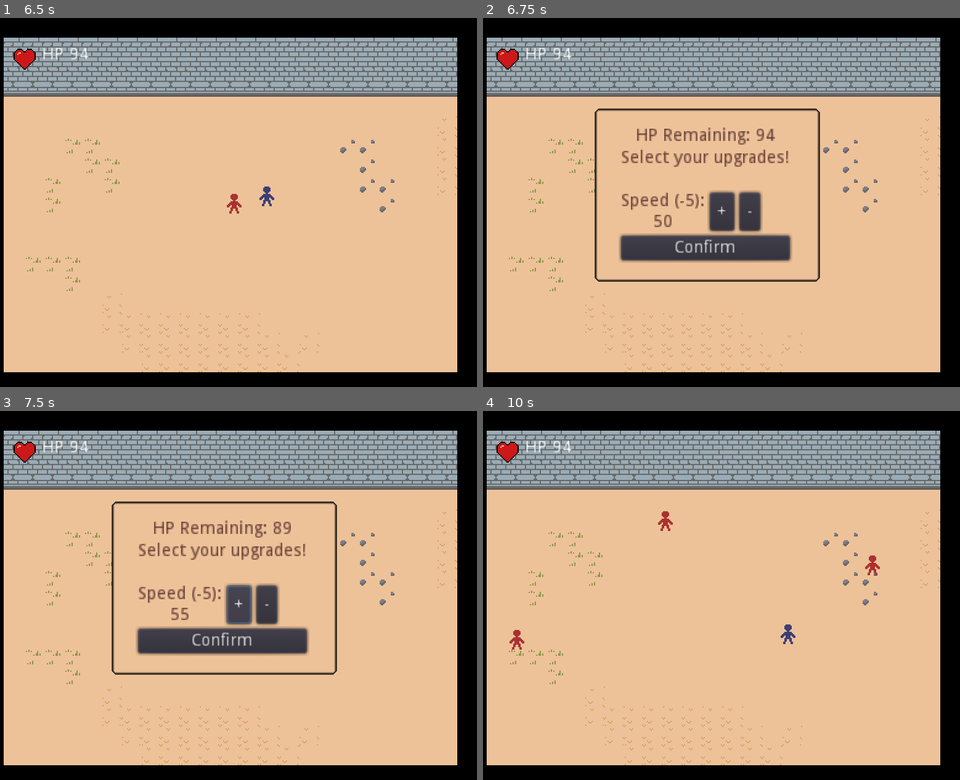
Above: before the commit, frames 1-4 (two rows, left to right).
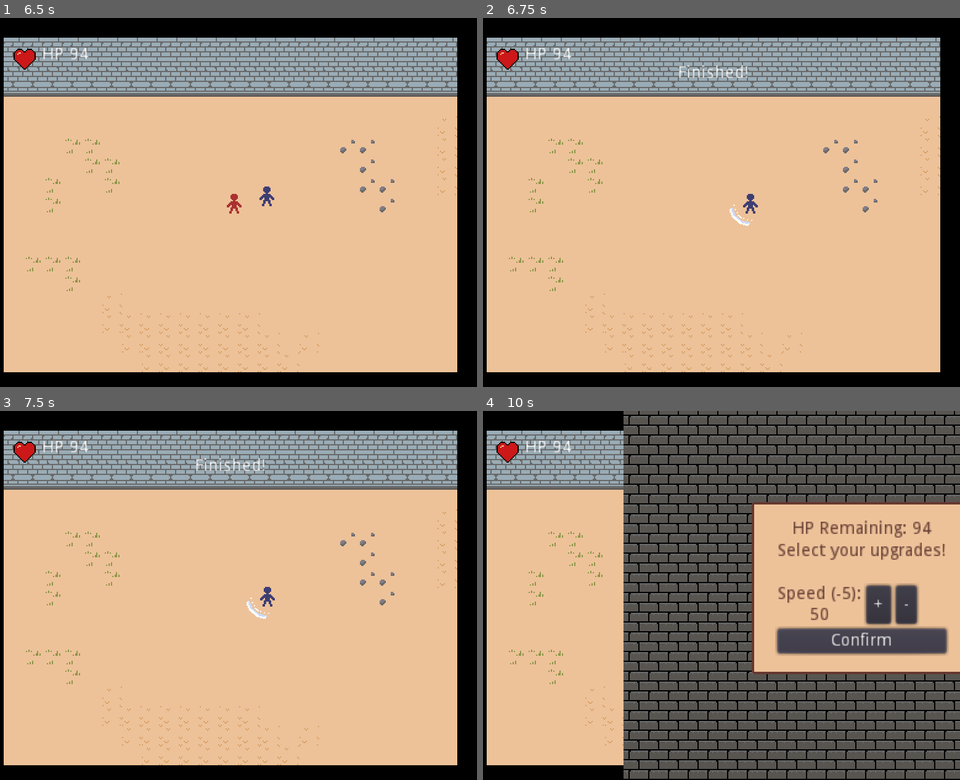
Above: after the commit, the same moments.

Repository: svntax/LD44-YLIC
Game: Godot game, scene res://Scenes/gameplay.tscn
Same seed, same stepped clock (60 frames per second), same inputs: the game is played once before the commit and once after it.
Inputs (mouse positions are in pixels of both pictures, inside the frame that each line leads up to):
- Up to frame 1 (6.5 s): move the mouse to (205, 276) at 0.52 s; hold W (MOVE_UP) 0.53-2.03 s; click (205, 276) at 0.6 s; move the mouse to (376, 257) at 1.27 s; click (376, 257) at 1.35 s; move the mouse to (81, 147) at 2.02 s; hold A (MOVE_LEFT) 2.03-3.53 s; click (81, 147) at 2.1 s; move the mouse to (252, 202) at 2.77 s; click (252, 202) at 2.85 s; move the mouse to (157, 110) at 3.52 s; hold S (MOVE_DOWN) 3.53-4.28 s; click (157, 110) at 3.6 s; move the mouse to (338, 184) at 4.27 s; hold D (MOVE_RIGHT) 4.28-5.03 s; click (338, 184) at 4.35 s; move the mouse to (133, 220) at 5.02 s; hold W (MOVE_UP) 5.03-5.78 s; click (133, 220) at 5.1 s; move the mouse to (281, 121) at 5.77 s; hold D (MOVE_RIGHT) from 5.78 s (still down); click (281, 121) at 5.85 s
- Up to frame 2 (6.75 s): keep holding D (MOVE_RIGHT); move the mouse to (688, 276) at 6.52 s; click (688, 276) at 6.6 s
- Up to frame 3 (7.5 s): release D (MOVE_RIGHT) at 7.25 s; click (238, 606) at 7.25 s, where only the run before the commit has a clickable "+"
- Up to frame 4 (10 s): click (750, 606) at 8 s, where only the run before the commit has a clickable "-"; click (707, 639) at 8.75 s, where only the run before the commit has a clickable "Confirm"; move the mouse to (859, 650) at 9.52 s; hold D (MOVE_RIGHT) from 9.53 s (still down); click (859, 650) at 9.6 s

Frame 1 is identical in both runs. In frame 2, 7.1% of the frame differs, in the area x 23-71%, y 12-72%; in frame 3, 7.2%; in frame 4, 55%, in the area x 5-100%, y 0-100%.

Commit message:
WIP transition between gameplay state and upgrades state

Diff:
--- a/Scenes/gameplay.tscn
+++ b/Scenes/gameplay.tscn
@@ -1,11 +1,80 @@
-[gd_scene load_steps=7 format=2]
+[gd_scene load_steps=12 format=2]
 
 [ext_resource path="res://Scripts/arena_controls.gd" type="Script" id=1]
 [ext_resource path="res://arena_tileset.tres" type="TileSet" id=2]
 [ext_resource path="res://Scenes/layout_basic.tscn" type="PackedScene" id=3]
 [ext_resource path="res://Scenes/player.tscn" type="PackedScene" id=4]
 [ext_resource path="res://Scenes/game_ui.tscn" type="PackedScene" id=5]
-[ext_resource path="res://Scenes/upgrades_ui.tscn" type="PackedScene" id=6]
+[ext_resource path="res://Sprites/dark_stone_wall_tile.png" type="Texture" id=6]
+[ext_resource path="res://Scenes/upgrades_ui.tscn" type="PackedScene" id=7]
+
+[sub_resource type="StyleBoxFlat" id=3]
+bg_color = Color( 0.85098, 0.627451, 0.4, 1 )
+border_width_left = 4
+border_width_top = 4
+border_width_right = 4
+border_width_bottom = 4
+border_color = Color( 0, 0, 0, 1 )
+anti_aliasing = false
+
+[sub_resource type="Animation" id=4]
+resource_name = "player_death_transition"
+tracks/0/type = "value"
+tracks/0/path = NodePath("UILayer/HeadersContainer/DeathLabel:visible")
+tracks/0/interp = 1
+tracks/0/loop_wrap = true
+tracks/0/imported = false
+tracks/0/enabled = true
+tracks/0/keys = {
+"times": PoolRealArray( 0 ),
+"transitions": PoolRealArray( 1 ),
+"update": 1,
+"values": [ true ]
+}
+
+[sub_resource type="Animation" id=2]
+resource_name = "upgrades_menu_confirmed_transition"
+length = 3.0
+tracks/0/type = "value"
+tracks/0/path = NodePath("UILayer/UpgradesRoot:rect_position")
+tracks/0/interp = 1
+tracks/0/loop_wrap = true
+tracks/0/imported = false
+tracks/0/enabled = true
+tracks/0/keys = {
+"times": PoolRealArray( 0, 0.2, 3 ),
+"transitions": PoolRealArray( 1, 1, 1 ),
+"update": 0,
+"values": [ Vector2( 0, 0 ), Vector2( 0, 0 ), Vector2( 400, 0 ) ]
+}
+
+[sub_resource type="Animation" id=1]
+resource_name = "upgrades_menu_transition"
+length = 4.0
+tracks/0/type = "value"
+tracks/0/path = NodePath("UILayer/UpgradesRoot:rect_position")
+tracks/0/interp = 1
+tracks/0/loop_wrap = true
+tracks/0/imported = false
+tracks/0/enabled = true
+tracks/0/keys = {
+"times": PoolRealArray( 0, 2, 4 ),
+"transitions": PoolRealArray( 1, 1, 1 ),
+"update": 0,
+"values": [ Vector2( 400, 0 ), Vector2( 400, 0 ), Vector2( 0, 0 ) ]
+}
+tracks/1/type = "value"
+tracks/1/path = NodePath("UILayer/HeadersContainer/FinishedLabel:visible")
+tracks/1/interp = 1
+tracks/1/loop_wrap = true
+tracks/1/imported = false
+tracks/1/enabled = true
+tracks/1/keys = {
+"times": PoolRealArray( 0.000955936, 4 ),
+"transitions": PoolRealArray( 1, 1 ),
+"update": 1,
+"values": [ true, false ]
+}
 
 [node name="Arena" type="Node2D"]
 script = ExtResource( 1 )
@@ -16,7 +85,9 @@
 format = 1
 tile_data = PoolIntArray( 0, 7, 0, 1, 7, 0, 2, 7, 0, 3, 7, 0, 4, 7, 0, 5, 7, 0, 6, 7, 0, 7, 7, 0, 8, 7, 0, 9, 7, 0, 10, …(6497 unchanged characters)…
 
-[node name="LayoutBasic" parent="." instance=ExtResource( 3 )]
+[node name="LayoutRoot" type="Node2D" parent="."]
+
+[node name="LayoutBasic" parent="LayoutRoot" instance=ExtResource( 3 )]
 
 [node name="Player" parent="." instance=ExtResource( 4 )]
 position = Vector2( 231.913, 185.245 )
@@ -36,12 +107,58 @@
 margin_right = -688.666
 margin_bottom = -576.667
 
-[node name="UpgradesMenu" parent="UILayer" instance=ExtResource( 6 )]
+[node name="HeadersContainer" type="CenterContainer" parent="UILayer"]
+margin_top = 25.0
+margin_right = 400.0
+margin_bottom = 65.0
+
+[node name="FinishedLabel" type="Label" parent="UILayer/HeadersContainer"]
 visible = false
+margin_left = 171.0
+margin_top = 13.0
+margin_right = 229.0
+margin_bottom = 27.0
+text = "Finished!"
+align = 1
+
+[node name="DeathLabel" type="Label" parent="UILayer/HeadersContainer"]
+visible = false
+margin_left = 170.0
+margin_top = 13.0
+margin_right = 229.0
+margin_bottom = 27.0
+text = "You died!"
+align = 1
+
+[node name="UpgradesRoot" type="Control" parent="UILayer"]
+margin_left = 400.0
+margin_right = 800.0
+margin_bottom = 300.0
+
+[node name="TextureRect" type="TextureRect" parent="UILayer/UpgradesRoot"]
+margin_right = 400.0
+margin_bottom = 300.0
+texture = ExtResource( 6 )
+stretch_mode = 2
+
+[node name="Panel" type="Panel" parent="UILayer/UpgradesRoot"]
+visible = false
+margin_right = 400.0
+margin_bottom = 300.0
+custom_styles/panel = SubResource( 3 )
+
+[node name="UpgradesMenu" parent="UILayer/UpgradesRoot" instance=ExtResource( 7 )]
 margin_left = 103.635
 margin_top = 74.0249
-margin_right = -675.365
-margin_bottom = -507.975
+margin_right = 63.635
+margin_bottom = 34.0249
+
+[node name="TransitionAnimationPlayer" type="AnimationPlayer" parent="."]
+pause_mode = 2
+anims/player_death_transition = SubResource( 4 )
+anims/upgrades_menu_confirmed_transition = SubResource( 2 )
+anims/upgrades_menu_transition = SubResource( 1 )
 
 [connection signal="healthChanged" from="Player" to="UILayer/GameUI" method="_on_Player_healthChanged"]
-[connection signal="confirmedUpgrades" from="UILayer/UpgradesMenu" to="." method="_on_UpgradesMenu_confirmedUpgrades"]
+[connection signal="confirmedUpgrades" from="UILayer/UpgradesRoot/UpgradesMenu" to="." method="_on_UpgradesMenu_confirmedUpgrades"]
+[connection signal="animation_finished" from="TransitionAnimationPlayer" to="." method="_on_TransitionAnimationPlayer_animation_finished"]
--- a/Scenes/upgrades_ui.tscn
+++ b/Scenes/upgrades_ui.tscn
@@ -8,13 +8,13 @@
 border_width_top = 2
 border_width_right = 2
 border_width_bottom = 2
-border_color = Color( 0, 0, 0, 1 )
-border_blend = true
+border_color = Color( 0.4, 0.223529, 0.192157, 1 )
 corner_radius_top_left = 2
 corner_radius_top_right = 2
 corner_radius_bottom_right = 2
 corner_radius_bottom_left = 2
 corner_detail = 1
+anti_aliasing = false
 
 [node name="UpgradesMenu" type="Control"]
 pause_mode = 2
--- a/Scripts/arena_controls.gd
+++ b/Scripts/arena_controls.gd
@@ -1,14 +1,22 @@
 extends Node2D
 
 onready var player = get_tree().get_nodes_in_group("Players")[0]
-onready var upgradesMenu = get_node("UILayer").get_node("UpgradesMenu")
+onready var upgradesMenu = get_node("UILayer/UpgradesRoot/UpgradesMenu")
 
-onready var enemyCount = get_tree().get_nodes_in_group("Enemies").size()
+onready var transitions : AnimationPlayer = get_node("TransitionAnimationPlayer")
+
+onready var enemyCount : int = get_tree().get_nodes_in_group("Enemies").size()
 
 var basicEnemy = load("res://Scenes/enemy_basic.tscn")
 var bullEnemy = load("res://Scenes/bull.tscn")
 var archerEnemy = load("res://Scenes/archer.tscn")
 var casterEnemy = load("res://Scenes/caster.tscn");
+
+onready var layoutRoot = get_node("LayoutRoot")
+
+var arenaLayouts = {
+layoutBasic = load("res://Scenes/LayoutBasic")
+}
 
 # Called when the node enters the scene tree for the first time.
 func _ready():
@@ -16,6 +24,7 @@
 
 #TODO spawn new layout and wave of enemies
 func spawnNewLayout():
+    #TODO delete and spawn new layout
     for i in range(3):
         enemyCount += 1
         var enemy
@@ -33,9 +42,15 @@
     if enemyCount <= 0: #End of wave
         Globals.CURRENT_HEALTH = player.health
         upgradesMenu.syncValues()
-        upgradesMenu.show()
+        upgradesMenu.isActive = true
+        transitions.play("upgrades_menu_transition")
         get_tree().paused = true
 
 func _on_UpgradesMenu_confirmedUpgrades():
     player.updateStats()
     spawnNewLayout()
+    transitions.play("upgrades_menu_confirmed_transition")
+
+func _on_TransitionAnimationPlayer_animation_finished(anim_name):
+    if anim_name == "upgrades_menu_confirmed_transition":
+        get_tree().paused = false
--- a/Scripts/game_ui.gd
+++ b/Scripts/game_ui.gd
@@ -1,6 +1,7 @@
 extends Control
 
 onready var healthLabel = get_node("HBoxContainer").get_node("HealthLabel")
+onready var transitions = get_parent().get_parent().get_node("TransitionAnimationPlayer")
 
 func _ready():
     healthLabel.set_text("HP " + str(Globals.CURRENT_HEALTH))
@@ -10,3 +11,5 @@
     #TODO player death
     if newHealth <= 0:
         print("Player death")
+        transitions.play("player_death_transition")
+        #get_tree().paused = true
--- a/Scripts/upgrades_controls.gd
+++ b/Scripts/upgrades_controls.gd
@@ -6,6 +6,8 @@
 
 onready var speed = Globals.CURRENT_SPEED
 onready var health = Globals.CURRENT_HEALTH
+
+onready var isActive = false
 
 signal confirmedUpgrades()
 
@@ -25,22 +27,24 @@
     updateLabels()
 
 func _on_SpeedIncrease_pressed():
-    if health > SPEED_COST:
-        health -= SPEED_COST
-        speed += 5 #TODO make this a variable scale
+    if isActive:
+        if health > SPEED_COST:
+            health -= SPEED_COST
+            speed += 5 #TODO make this a variable scale
 
-    updateLabels()
+        updateLabels()
 
 func _on_SpeedDecrease_pressed():
-    if speed > Globals.MIN_SPEED: #TODO make htis a variable scale
-        speed -= 5
-        health += SPEED_COST
+    if isActive:
+        if speed > Globals.MIN_SPEED: #TODO make htis a variable scale
+            speed -= 5
+            health += SPEED_COST
 
-    updateLabels()
+        updateLabels()
 
 func _on_ConfirmButton_pressed():
-    Globals.CURRENT_SPEED = speed
-    Globals.CURRENT_HEALTH = health
-    get_tree().paused = false
-    emit_signal("confirmedUpgrades")
-    self.hide()
+    if isActive:
+        isActive = false
+        Globals.CURRENT_SPEED = speed
+        Globals.CURRENT_HEALTH = health
+        emit_signal("confirmedUpgrades")
Binary file added: Sprites/dark_stone_wall_tile.png
Not shown, added: Sprites/dark_stone_wall_tile.png.import
Not shown: 3 places in arena_tileset.tres that only renumber resources
